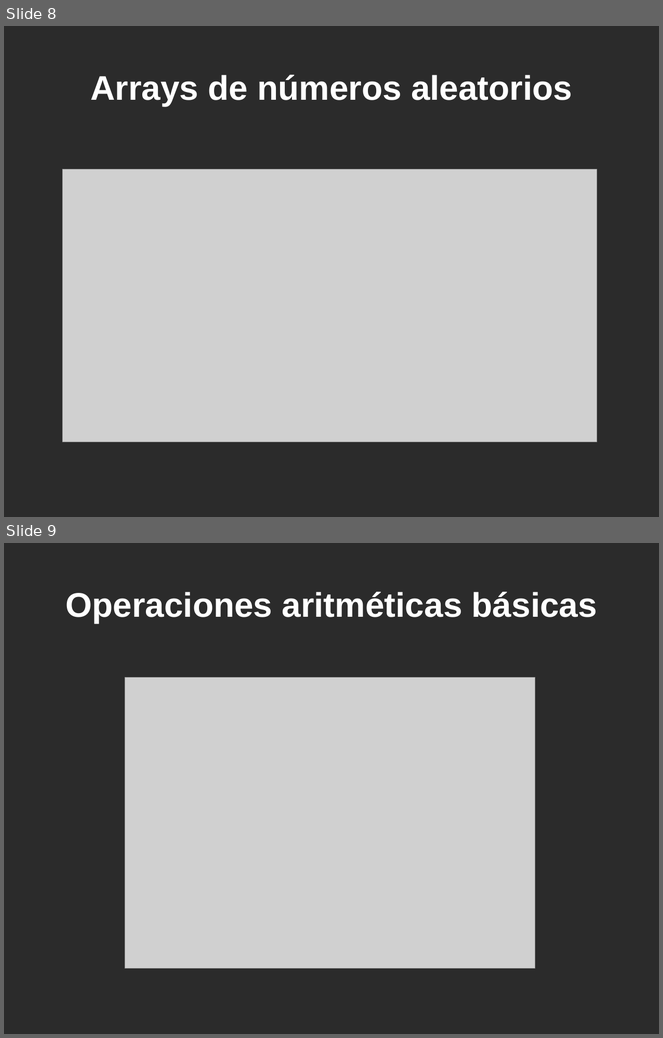
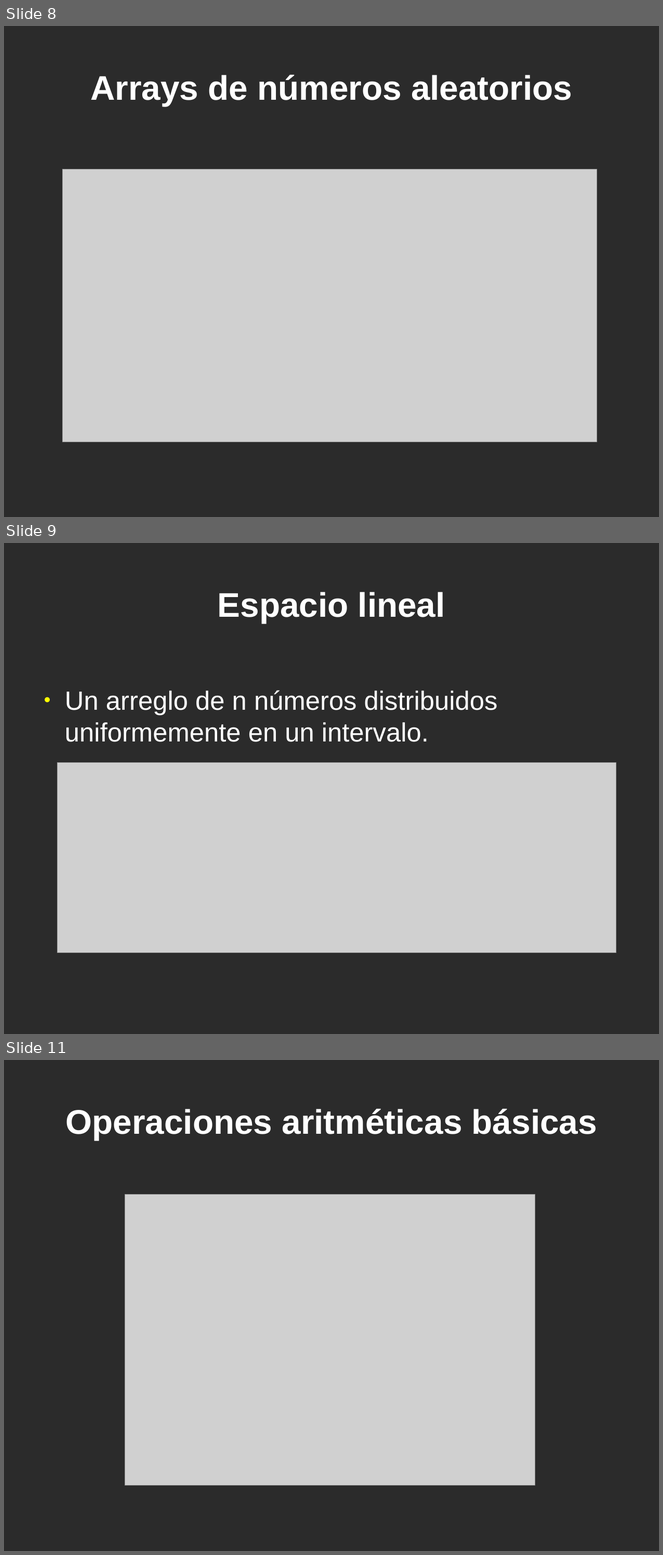
Before and after one commit to jeudy/clases_topicosI2013, a slide deck: 10-Librerias-NumPy.odp. Shown one above the other, each under a label of ours: slides 8 and 9 before the commit, slides 8, 9 and 11 after it; the slides between them are not shown. The pictures are 663x1038 and 663x1555 pixels, drawn with LibreOffice and Linux fonts; fonts in the diff are those of the drawing; grey boxes stand for pictures; background and template pictures are left out; a plain dark background stands for a picture behind light text. Boxes give left, top, right and bottom in pixels: in the first picture for what was removed or moved away, otherwise in the second. Text is boxed around its words. In the diff, an @@ line names an element or a change of style, - is before the commit and + after.

```diff
--- a/10-Librerias-NumPy.odp
+++ b/10-Librerias-NumPy.odp
@@ slide 9 added at (4,543,659,1034), background picture (left out) @@
@@ title added at (218,592,445,623), 41.4 pt, text #FFFFFF, bold @@
+Espacio lineal
@@ text added at (65,690,498,742), 32 pt, text #FFFFFF @@
+● Un arreglo de n números distribuidos uniformemente en un intervalo.
@@ picture added at (58,763,617,953) @@
@@ what was slide 9 is now slide 11 @@
```
Also in this commit, not shown: 1 other slide added.
